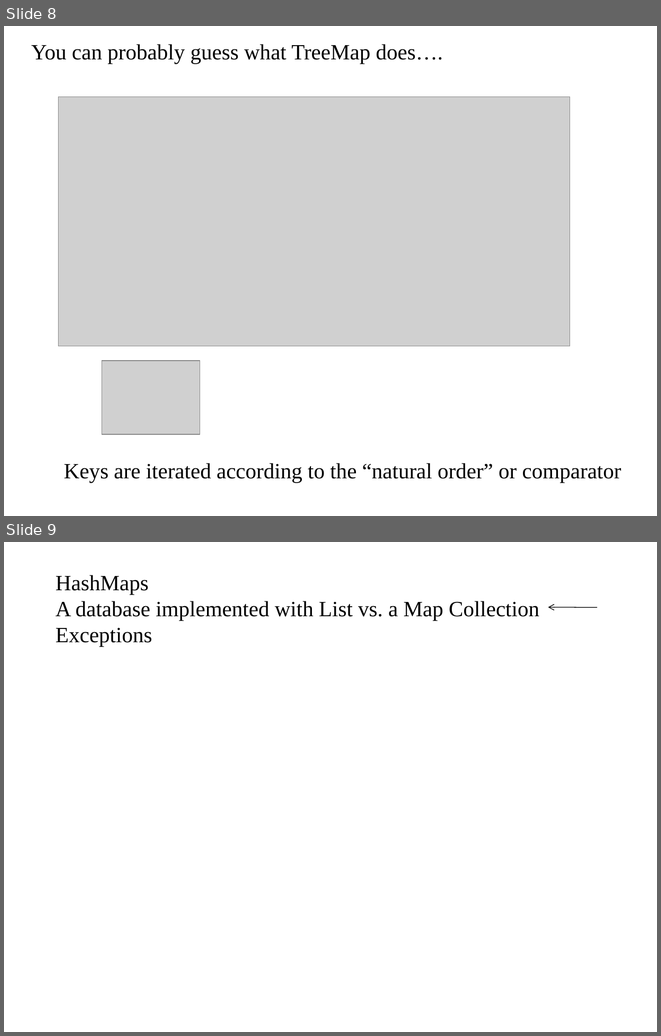
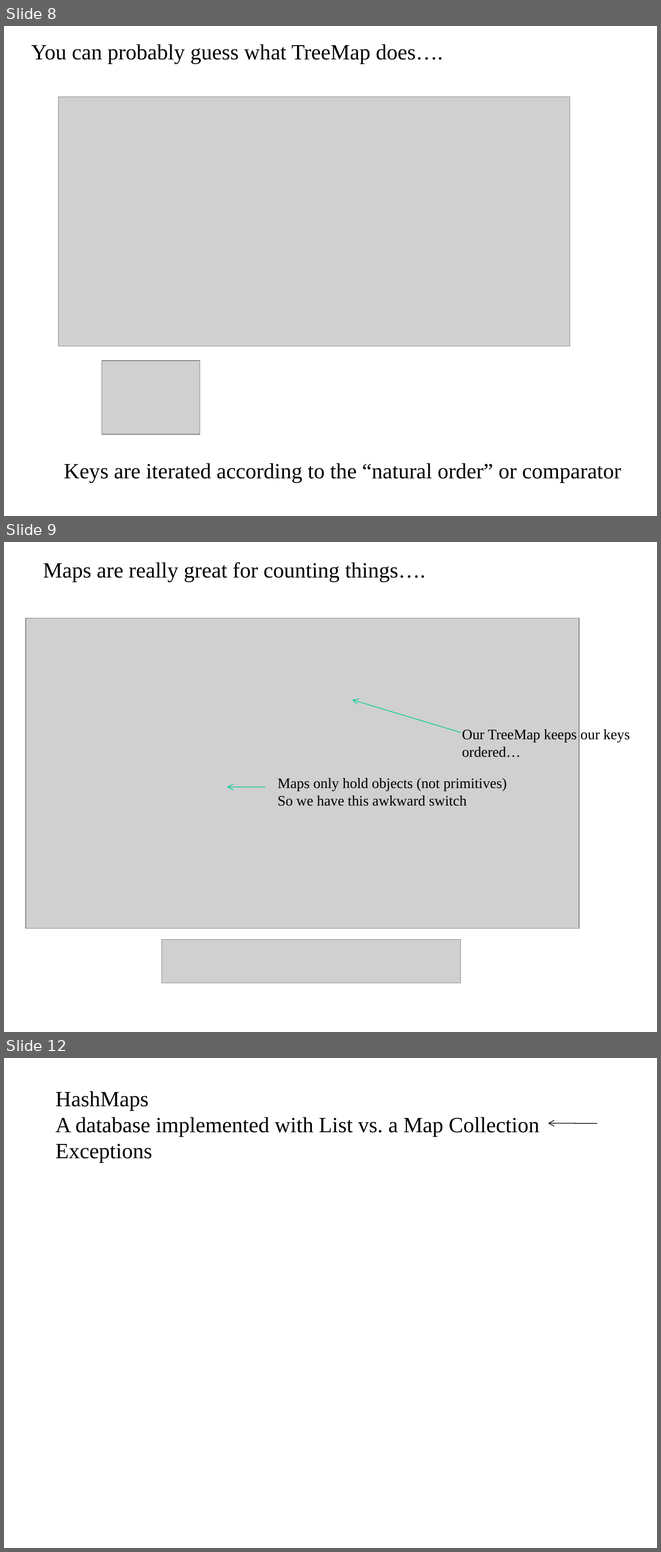
Before and after one commit to afodor/afodor.github.io, a slide deck: classes/prog2015/Prog3-Lecture9.ppt. Shown one above the other, each under a label of ours: slides 8 and 9 before the commit, slides 8, 9 and 12 after it; the slides between them are not shown. The pictures are 661x1036 and 661x1552 pixels, drawn with LibreOffice and Linux fonts; fonts in the diff are those of the drawing; grey boxes stand for pictures. Boxes give left, top, right and bottom in pixels: in the first picture for what was removed or moved away, otherwise in the second. Text is boxed around its words. In the diff, an @@ line names an element or a change of style, - is before the commit and + after.

```diff
--- a/classes/prog2015/Prog3-Lecture9.ppt
+++ b/classes/prog2015/Prog3-Lecture9.ppt
@@ slide 9 added at (4, 542, 657, 1032), background #FFFFFF @@
@@ text added at (43, 562, 426, 582), 24 pt, text #000000 @@
+Maps are really great for counting things….
@@ picture added at (26, 618, 579, 928) @@
@@ arrow added from (461, 733) to (352, 700), #00CC98 0.74 pt @@
@@ text added at (462, 729, 630, 757), 16 pt, text #000000 @@
+Our TreeMap keeps our keys ordered…
@@ text added at (277, 778, 507, 806), 16 pt, text #000000 @@
+Maps only hold objects (not primitives)
+So we have this awkward switch
@@ arrow added from (265, 787) to (227, 787), #00CC98 0.74 pt @@
@@ picture added at (162, 939, 460, 983) @@
@@ what was slide 9 is now slide 12 @@
```
Also in this commit, not shown: 1 slide changed, 4 other slides added, 1 other file.
